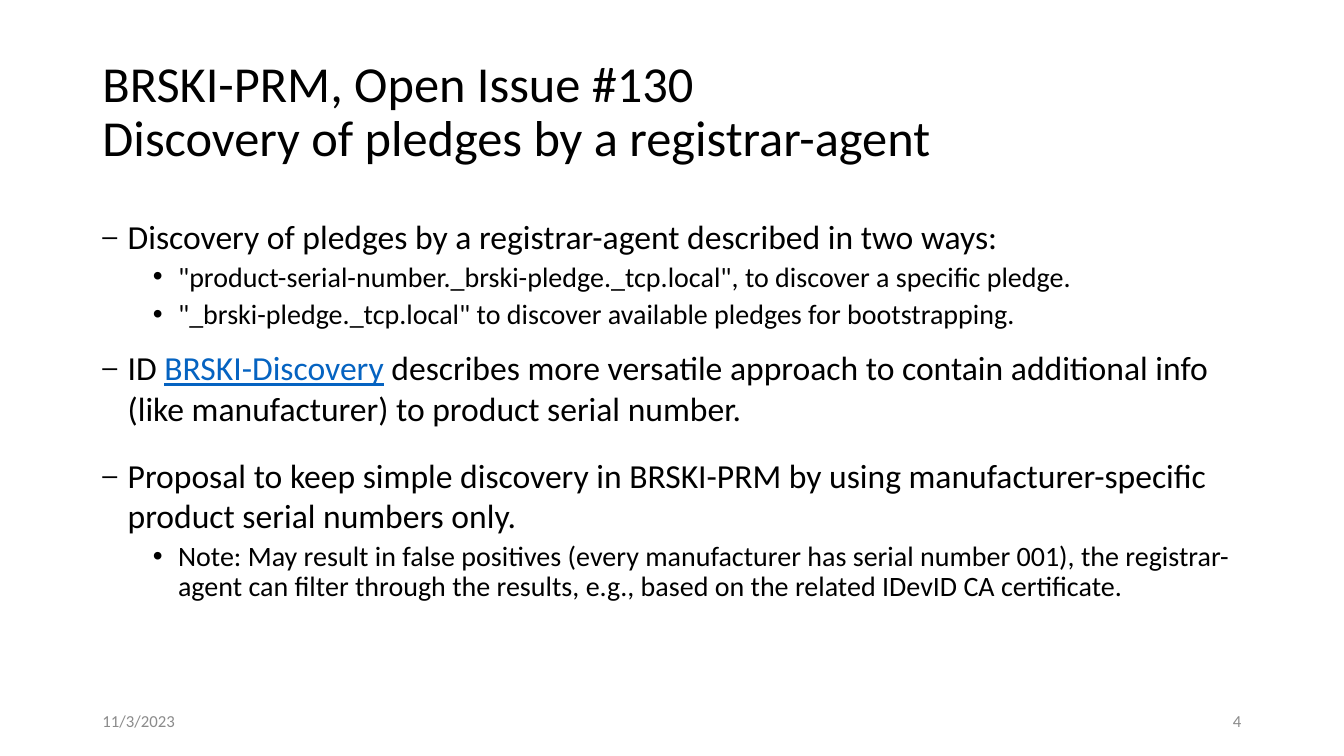
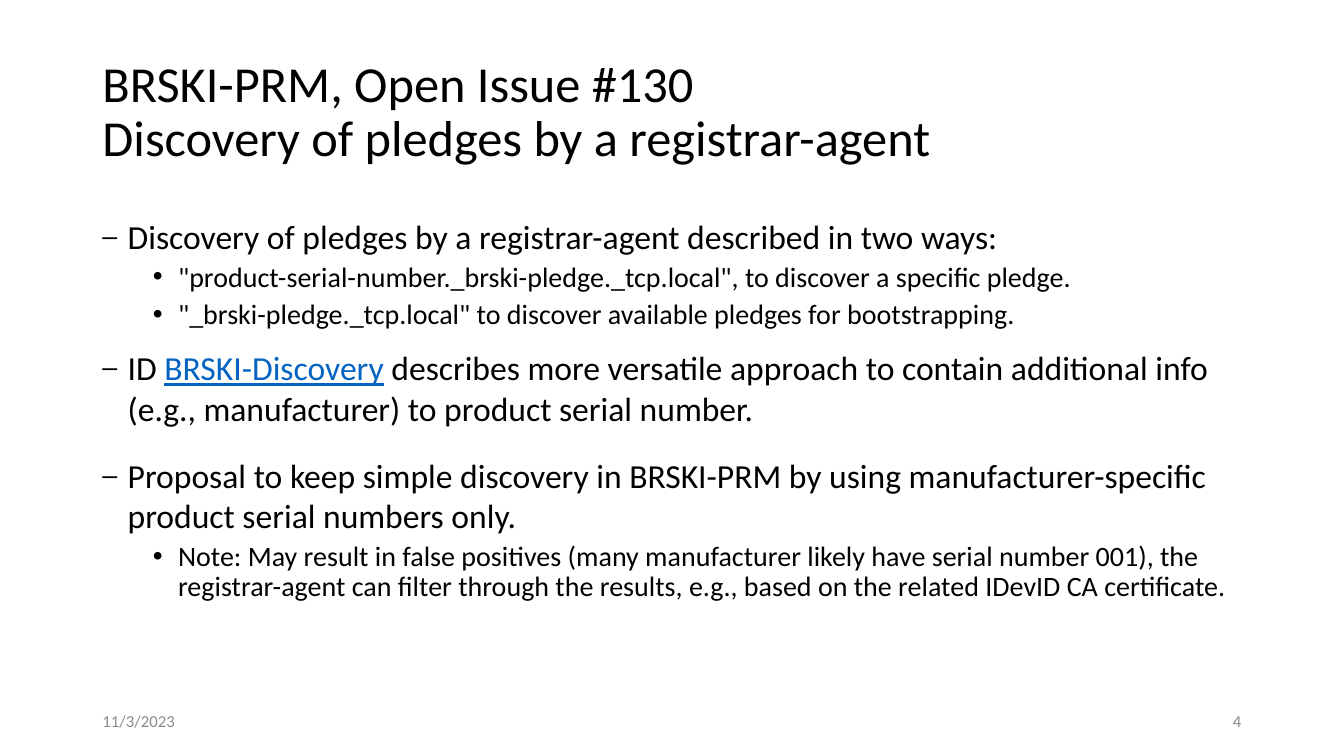
Before and after one commit to anima-wg/anima-brski-prm, a slide deck: slide 4 of presentations/slides-118-anima-update-brski-with-pledge-in-responder-mode-brski-prm.pptx. Drawn at 1344x756 pixels with LibreOffice and Linux fonts; fonts in the diff are those of the drawing. Boxes give left, top, right and bottom in pixels: in the first picture for what was removed or moved away, otherwise in the second. Text is boxed around its words. In the diff, an @@ line names an element or a change of style, - is before the commit and + after.

```diff
--- a/presentations/slides-118-anima-update-brski-with-pledge-in-responder-mode-brski-prm.pptx
+++ b/presentations/slides-118-anima-update-brski-with-pledge-in-responder-mode-brski-prm.pptx
@@ text at <box>128,356,1207,427</box>: text changed @@
-– ID BRSKI-Discovery describes more versatile approach to contain additional info (like manufacturer) to product serial number.
+– ID BRSKI-Discovery describes more versatile approach to contain additional info (e.g., manufacturer) to product serial number.
@@ text at <box>178,545,1225,601</box>: text changed @@
-  • Note: May result in false positives (every manufacturer has serial number 001), the registrar-agent can filter through the results, e.g., based on the related IDevID CA certificate.
+  • Note: May result in false positives (many manufacturer likely have serial number 001), the registrar-agent can filter through the results, e.g., based on the related IDevID CA certificate.
```
Also in this commit, not shown: 2 other slides changed.
